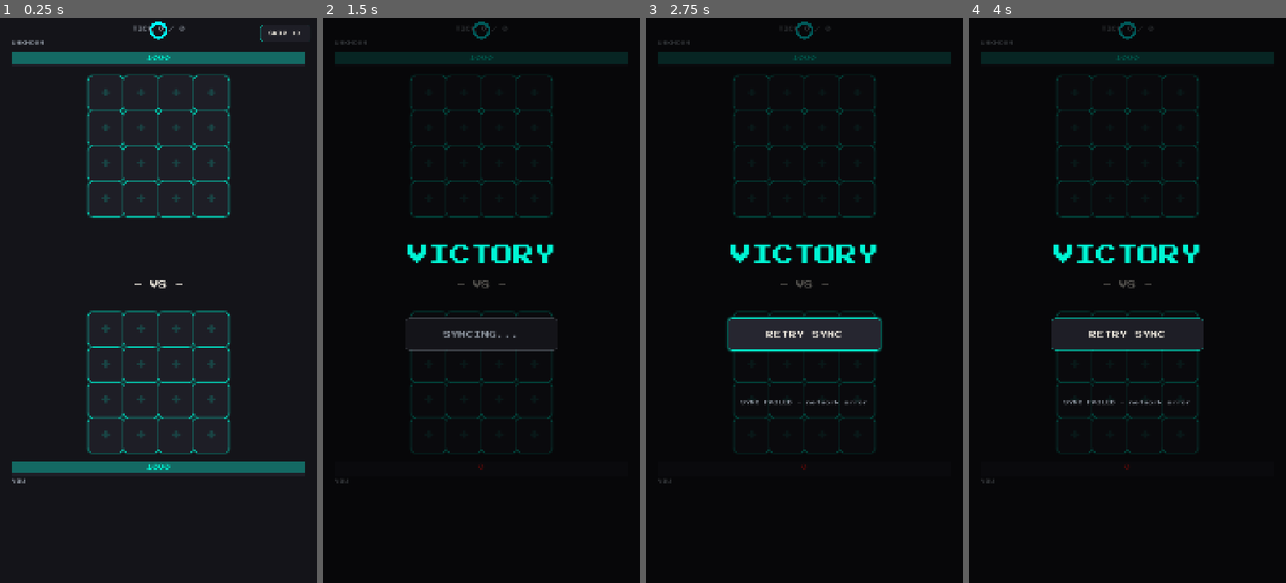
Above: before the commit, frames 1-4 (left to right).
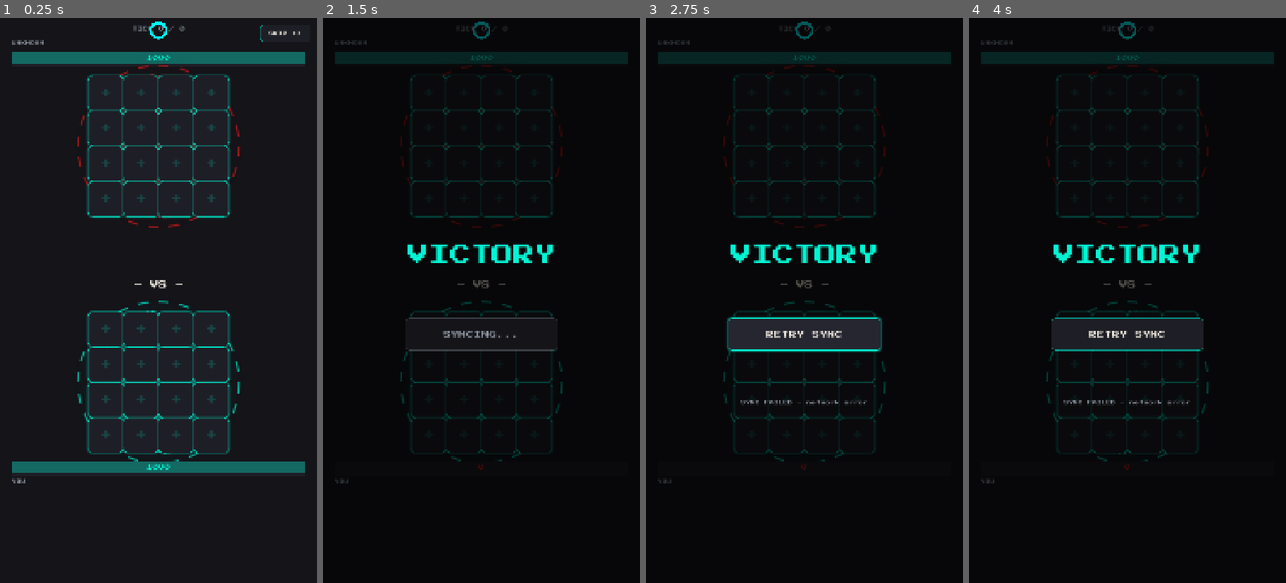
Above: after the commit, the same moments.

Repository: nomotomo/syn-grid-client
Game: Godot game, scene res://scenes/combat_replay/CombatReplayScene.tscn
Same seed, same stepped clock (60 frames per second), same inputs: the game is played once before the commit and once after it. This scene is started directly instead of the project's main scene. Sound files missing from this copy of the repository are replaced by a short silence.
Inputs (mouse positions are in pixels of both pictures, inside the frame that each line leads up to):
- Up to frame 1 (0.25 s): no input
- Up to frame 2 (1.5 s): click "SKIP >>" at 0.5 s; click "RETRY SYNC" at 1.25 s
- Up to frame 3 (2.75 s): click "RETRY SYNC" at 2 s
- Up to frame 4 (4 s): click "RETRY SYNC" at 2.75 s; tap Enter at 3.5 s; move the mouse to (1197, 272) at 3.52 s; click (1197, 272) at 3.67 s

The runs differ from the first frame. In frame 1, 0.6% of the frame differs, in the area x 24-76%, y 8-79%; in frame 2, 0.3%; in frame 3, 0.3%; in frame 4, 0.3%.

Commit message:
auto-commit for f5bb43bf-5a5b-455c-93b5-4b942417ab6d

Diff:
--- /dev/null
+++ b/assets/shaders/arcane_circle_floor.gdshader
@@ -0,0 +1,64 @@
+// Neon Grimoire arcane-circle floor - a slowly-rotating rune glyph disc that
+// sits under a team's 4x4 combat grid. Enemy floor is red-tinted (amber -> danger),
+// friendly floor is teal-tinted (ACCENT_TEAL). Renders entirely as fragment
+// output on a ColorRect so no sprites are needed.
+//
+// The disc has three visual layers:
+//   1. A soft radial vignette in `tint_color` that fades from opaque center
+//      to transparent edge - grounds the grid in the arcane pool.
+//   2. A dashed outer ring at 60% of the radius.
+//   3. Six rotating rune glyphs (variant shapes) evenly spaced on an inner ring,
+//      slowly orbiting.
+shader_type canvas_item;
+
+uniform vec3 tint_color = vec3(0.0, 0.96, 0.83);   // ACCENT_TEAL for player
+uniform float base_alpha : hint_range(0.0, 1.0) = 0.32;
+uniform float ring_thickness : hint_range(0.004, 0.05) = 0.012;
+uniform float rotation_speed : hint_range(0.0, 1.0) = 0.08;
+uniform int rune_count = 6;
+
+// Small SDF for the rune glyph placed at the rune ring positions.
+float rune(vec2 uv) {
+	vec2 c = uv - 0.5;
+	float d = abs(abs(c.x) + abs(c.y) - 0.30);          // diamond outline
+	float glyph = smoothstep(0.035, 0.0, d);
+	float dot_ = smoothstep(0.06, 0.0, length(c));
+	return max(glyph, dot_ * 0.7);
+}
+
+void fragment() {
+	vec2 p = UV - 0.5;
+	float r = length(p);
+	float ang = atan(p.y, p.x);
+
+	// 1) Radial vignette pool.
+	float pool = smoothstep(0.5, 0.15, r);
+	vec3 color = tint_color * pool;
+	float alpha = pool * base_alpha;
+
+	// 2) Dashed outer ring at r ~ 0.42.
+	float outer_ring = smoothstep(ring_thickness, 0.0, abs(r - 0.42));
+	// Dash mask: 12 dashes around the circle
+	float dash = step(0.5, sin(ang * 24.0) * 0.5 + 0.5);
+	color += tint_color * outer_ring * dash * 0.9;
+	alpha = max(alpha, outer_ring * dash * 0.65);
+
+	// 3) Six rotating rune glyphs on inner ring at r ~ 0.34.
+	// Convert to polar tile: each glyph gets 1/N of the angular sweep.
+	float t = TIME * rotation_speed;
+	float sector = 1.0 / float(rune_count);
+	float ang01 = fract(ang / 6.2831 + t + 1.0);           // 0..1
+	float k = floor(ang01 / sector);
+	float local = fract(ang01 / sector);                    // 0..1 within sector
+	// Only render near the inner ring radius.
+	float rune_band = smoothstep(0.08, 0.0, abs(r - 0.34));
+	// Center each glyph at local=0.5 and r=0.34; map (local, r) to a local uv.
+	vec2 rune_uv = vec2(local, (r - 0.28) / 0.12);
+	float g = rune(rune_uv) * rune_band;
+	color += tint_color * g * 1.2;
+	alpha = max(alpha, g * 0.85);
+
+	// Fade everything outside the disc.
+	float disc = smoothstep(0.52, 0.48, r);
+	COLOR = vec4(color, alpha * disc);
+}
--- a/scenes/combat_replay/CombatReplayScene.gd
+++ b/scenes/combat_replay/CombatReplayScene.gd
@@ -39,11 +39,13 @@
 @onready var _opp_bar: HpBar = %OppBar
 @onready var _opp_grid_area: Control = %OppGridArea
 @onready var _opp_grid_container: GridContainer = %OppGridContainer
+@onready var _opp_floor: ColorRect = %OppFloor
 @onready var _vs_label: Label = %VsLabel
 @onready var _player_name: Label = %PlayerName
 @onready var _player_bar: HpBar = %PlayerBar
 @onready var _player_grid_area: Control = %PlayerGridArea
 @onready var _player_grid_container: GridContainer = %PlayerGridContainer
+@onready var _player_floor: ColorRect = %PlayerFloor
 @onready var _float_layer: Control = %FloatLayer
 @onready var _result_overlay: ColorRect = %ResultOverlay
 @onready var _result_banner: Label = %ResultBanner
@@ -145,6 +147,15 @@
                 container.add_theme_constant_override("h_separation", 0)
                 container.add_theme_constant_override("v_separation", 0)
                 container.size = grid_total
+
+        # Arcane-circle floors sit under each team's grid, sized larger than the
+        # grid so the disc extends past the corners. Enemy = red danger tint,
+        # player = teal ACCENT tint. Shaders animate on their own via TIME.
+        for pair in [[_opp_floor, _opp_grid_area], [_player_floor, _player_grid_area]]:
+                var floor_rect: ColorRect = pair[0]
+                var expand := grid_total.x * 0.18
+                floor_rect.position = Vector2(-expand, -expand)
+                floor_rect.size = grid_total + Vector2(expand * 2.0, expand * 2.0)
 
 func _build_side(side: String, items: Array, container: GridContainer, mirror_x: bool) -> void:
         var cells: Dictionary = {}
--- a/scenes/combat_replay/CombatReplayScene.tscn
+++ b/scenes/combat_replay/CombatReplayScene.tscn
@@ -1,9 +1,10 @@
-[gd_scene load_steps=6 format=3]
+[gd_scene load_steps=8 format=3]
 
 [ext_resource type="Script" path="res://scenes/combat_replay/CombatReplayScene.gd" id="1"]
 [ext_resource type="Script" path="res://scripts/combat/CombatLogPlayer.gd" id="2"]
 [ext_resource type="Script" path="res://scripts/ui/HpBar.gd" id="3"]
 [ext_resource type="Shader" path="res://assets/shaders/round_timer_ring.gdshader" id="4_timer"]
+[ext_resource type="Shader" path="res://assets/shaders/arcane_circle_floor.gdshader" id="5_floor"]
 
 [sub_resource type="ShaderMaterial" id="TimerRingMaterial"]
 shader = ExtResource("4_timer")
@@ -15,6 +16,20 @@
 shader_parameter/ring_thickness = 0.12
 shader_parameter/pulse_hz = 2.0
 
+[sub_resource type="ShaderMaterial" id="OppFloorMaterial"]
+shader = ExtResource("5_floor")
+shader_parameter/tint_color = Color(0.85, 0.10, 0.10, 1)
+shader_parameter/base_alpha = 0.32
+shader_parameter/ring_thickness = 0.012
+shader_parameter/rotation_speed = 0.06
+
+[sub_resource type="ShaderMaterial" id="PlayerFloorMaterial"]
+shader = ExtResource("5_floor")
+shader_parameter/tint_color = Color(0.0, 0.96, 0.83, 1)
+shader_parameter/base_alpha = 0.32
+shader_parameter/ring_thickness = 0.012
+shader_parameter/rotation_speed = 0.08
+
 [node name="CombatReplayScene" type="Control"]
 anchor_right = 1.0
 anchor_bottom = 1.0
@@ -78,6 +93,13 @@
 unique_name_in_owner = true
 mouse_filter = 2
 
+[node name="OppFloor" type="ColorRect" parent="OppGridArea"]
+unique_name_in_owner = true
+material = SubResource("OppFloorMaterial")
+mouse_filter = 2
+show_behind_parent = true
+color = Color(0, 0, 0, 0)
+
 [node name="OppGridContainer" type="GridContainer" parent="OppGridArea"]
 unique_name_in_owner = true
 columns = 4
@@ -92,6 +114,13 @@
 [node name="PlayerGridArea" type="Control" parent="."]
 unique_name_in_owner = true
 mouse_filter = 2
+
+[node name="PlayerFloor" type="ColorRect" parent="PlayerGridArea"]
+unique_name_in_owner = true
+material = SubResource("PlayerFloorMaterial")
+mouse_filter = 2
+show_behind_parent = true
+color = Color(0, 0, 0, 0)
 
 [node name="PlayerGridContainer" type="GridContainer" parent="PlayerGridArea"]
 unique_name_in_owner = true
--- a/scenes/grid_prep/GridPrepScene.gd
+++ b/scenes/grid_prep/GridPrepScene.gd
@@ -163,6 +163,39 @@
 			cell.setup(x, y, _cell_outer_size())
 			_grid_container.add_child(cell)
 			_cells.append(cell)
+	_build_coord_labels()
+
+# Neon Grimoire coordinate labels: A/B/C/D across the top of the deployment
+# grid and 1/2/3/4 down the left. Sci-fi targeting feel, one-line-of-code cost.
+# Labels are children of %GridArea so they layout relative to the grid's own
+# top-left origin.
+func _build_coord_labels() -> void:
+	var outer := _cell_outer_size()
+	var col_letters := ["A", "B", "C", "D"]
+	for x in grid_columns:
+		var col_label := Label.new()
+		col_label.theme_type_variation = &"CaptionLabel"
+		col_label.add_theme_color_override("font_color",
+			Color(SynGridPalette.ACCENT_TEAL, 0.55))
+		col_label.horizontal_alignment = HORIZONTAL_ALIGNMENT_CENTER
+		col_label.vertical_alignment = VERTICAL_ALIGNMENT_CENTER
+		col_label.mouse_filter = Control.MOUSE_FILTER_IGNORE
+		col_label.text = col_letters[x] if x < col_letters.size() else str(x)
+		col_label.position = Vector2(x * outer.x, -22.0)
+		col_label.size = Vector2(outer.x, 20.0)
+		_grid_area.add_child(col_label)
+	for y in grid_rows:
+		var row_label := Label.new()
+		row_label.theme_type_variation = &"CaptionLabel"
+		row_label.add_theme_color_override("font_color",
+			Color(SynGridPalette.ACCENT_TEAL, 0.55))
+		row_label.horizontal_alignment = HORIZONTAL_ALIGNMENT_CENTER
+		row_label.vertical_alignment = VERTICAL_ALIGNMENT_CENTER
+		row_label.mouse_filter = Control.MOUSE_FILTER_IGNORE
+		row_label.text = str(y + 1)
+		row_label.position = Vector2(-24.0, y * outer.y)
+		row_label.size = Vector2(20.0, outer.y)
+		_grid_area.add_child(row_label)
 
 func _cell_at(x: int, y: int) -> GridCell:
 	if x < 0 or x >= grid_columns or y < 0 or y >= grid_rows:
--- a/scenes/main_menu/MainMenu.tscn
+++ b/scenes/main_menu/MainMenu.tscn
@@ -1,10 +1,11 @@
-[gd_scene load_steps=8 format=3]
+[gd_scene load_steps=9 format=3]
 
 [ext_resource type="Script" path="res://scenes/main_menu/MainMenu.gd" id="1"]
 [ext_resource type="PackedScene" path="res://scenes/ui/StatsHud.tscn" id="2"]
 [ext_resource type="Shader" path="res://assets/shaders/arcane_rune_field.gdshader" id="3_runes"]
 [ext_resource type="Shader" path="res://assets/shaders/aurora_border.gdshader" id="4_aurora"]
 [ext_resource type="Shader" path="res://assets/shaders/crt_scanline.gdshader" id="5_crt"]
+[ext_resource type="Texture2D" path="res://assets/sprites/effects/dot.png" id="6_dust"]
 
 [sub_resource type="ShaderMaterial" id="RuneFieldMaterial"]
 shader = ExtResource("3_runes")
@@ -46,6 +47,30 @@
 anchor_right = 1.0
 anchor_bottom = 1.0
 color = Color(0.08, 0.08, 0.1, 1)
+
+; -- Ambient dust particles: 5 slow teal specks drifting up-and-diagonal
+; across the whole viewport. Uses the effects/dot.png fx texture that
+; ships in the sprite regenerator. Purely decorative, does not block input.
+[node name="AmbientDust" type="CPUParticles2D" parent="."]
+unique_name_in_owner = true
+position = Vector2(270, 480)
+amount = 5
+lifetime = 14.0
+preprocess = 8.0
+speed_scale = 0.6
+emission_shape = 3
+emission_rect_extents = Vector2(300, 500)
+direction = Vector2(0.4, -1)
+spread = 25.0
+gravity = Vector2(0, -6)
+initial_velocity_min = 6.0
+initial_velocity_max = 14.0
+angular_velocity_min = -8.0
+angular_velocity_max = 8.0
+scale_amount_min = 0.4
+scale_amount_max = 0.9
+color = Color(0.0, 0.96, 0.83, 0.28)
+texture = ExtResource("6_dust")
 
 [node name="Margin" type="MarginContainer" parent="."]
 anchor_right = 1.0
Not shown, changed: memory/PRD.md
